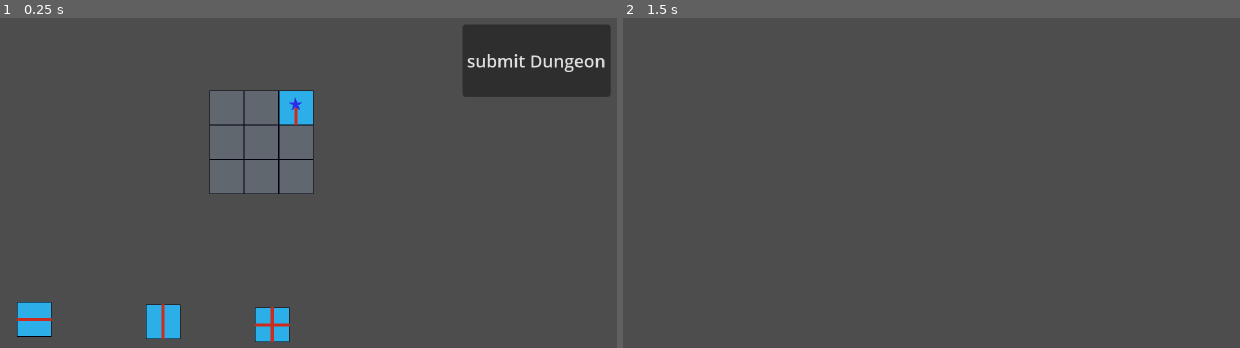
Above: before the commit, frames 1-2 (left to right).
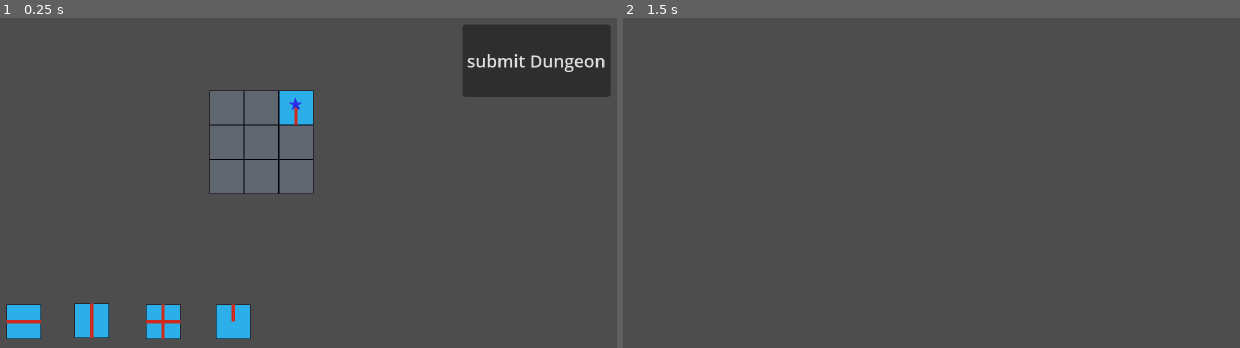
Above: after the commit, the same moments.

Repository: Chikenscreed/roguelike-farming
Game: Godot game, scene res://Scenes/game.tscn
Two runs of this game, one before a commit and one after it. Both use one fixed random seed, a clock stepped at 60 frames per second and the inputs below. This scene is started directly instead of the project's main scene. The engine's default icon, where the game draws it, is replaced by a stand-in: a white triangle on a blue panel in a dark square.
Inputs (mouse positions are in pixels of both pictures, inside the frame that each line leads up to):
- Up to frame 1 (0.25 s): no input
- Up to frame 2 (1.5 s): click "submit Dungeon" at 0.5 s; tap Enter at 1.25 s; move the mouse to (1122, 166) at 1.27 s; hold D (right) from 1.28 s (still down); click (1122, 166) at 1.42 s

The runs differ from the first frame. In frame 1, 2.4% of the frame differs, in the area x 0-48%, y 86-99%; in frame 2, nothing differs.
Error in both runs: Invalid call. Nonexistent function 'makePlayable' in base 'Nil'. (res://Scripts/dungeon_manager.gd:114)

Commit message:
disabled monitorable for every Area2d which is not currently in the room with the player. When colliding with chest, chest disapears

Diff:
--- a/roguelike-farming/Resources/DungeonExtras/chest.tres
+++ b/roguelike-farming/Resources/DungeonExtras/chest.tres
@@ -6,5 +6,6 @@
 [resource]
 resource_local_to_scene = true
 script = ExtResource("2_0csdk")
+name = "Chest"
 scenetoBePlaced = ExtResource("1_0csdk")
 metadata/_custom_type_script = "uid://mk71elkma5mt"
--- /dev/null
+++ b/roguelike-farming/Resources/north.tres
@@ -0,0 +1,14 @@
+[gd_resource type="Resource" script_class="Tile_Data" load_steps=5 format=3 uid="uid://dvf0pe2jpo6m7"]
+
+[ext_resource type="Script" uid="uid://cwqxp04862h6e" path="res://Scripts/DungeonExtras/DungeonExtras.gd" id="1_s5hwt"]
+[ext_resource type="Resource" uid="uid://dyf6dxd2edc7t" path="res://Resources/DungeonExtras/chest.tres" id="2_tbee4"]
+[ext_resource type="Script" uid="uid://fj0p44iwfaup" path="res://Scripts/Tile.gd" id="3_b8fc0"]
+[ext_resource type="Texture2D" uid="uid://wwv63hgqu5ao" path="res://Sprites/Tiles/TilePreviews/Tile_n.png" id="4_sibiu"]
+
+[resource]
+script = ExtResource("3_b8fc0")
+name = "onlyNorthentrance"
+north = true
+sprite = ExtResource("4_sibiu")
+extras = Array[ExtResource("1_s5hwt")]([ExtResource("2_tbee4")])
+metadata/_custom_type_script = "uid://fj0p44iwfaup"
--- a/roguelike-farming/Scenes/build_dungeon_screen.tscn
+++ b/roguelike-farming/Scenes/build_dungeon_screen.tscn
@@ -1,7 +1,8 @@
-[gd_scene load_steps=7 format=3 uid="uid://bh7xfp5urcint"]
+[gd_scene load_steps=8 format=3 uid="uid://bh7xfp5urcint"]
 
 [ext_resource type="Script" uid="uid://c07xhhm6qn82g" path="res://Scripts/build_dungeon_screen.gd" id="1_lr1r3"]
 [ext_resource type="PackedScene" uid="uid://bpu63gkkg4cjy" path="res://Scenes/mapTile.tscn" id="1_osag5"]
+[ext_resource type="Resource" uid="uid://dvf0pe2jpo6m7" path="res://Resources/north.tres" id="3_fatel"]
 [ext_resource type="Resource" uid="uid://cqvbonigw8ffq" path="res://Resources/westeast.tres" id="3_lr1r3"]
 [ext_resource type="Resource" uid="uid://dfwvxiauhcg3a" path="res://Resources/allDirections.tres" id="3_xkebr"]
 [ext_resource type="Resource" uid="uid://r4bvmlw0cgtd" path="res://Resources/SouthNorthTile.tres" id="4_50upt"]
@@ -17,18 +18,22 @@
 mouse_filter = 1
 script = ExtResource("1_lr1r3")
 
+[node name="north" parent="." instance=ExtResource("1_osag5")]
+position = Vector2(288, 306)
+tileData = ExtResource("3_fatel")
+
 [node name="AllDirections" parent="." instance=ExtResource("1_osag5")]
-position = Vector2(324, 309)
+position = Vector2(223, 306)
 tileData = ExtResource("3_xkebr")
 
 [node name="SouthNorth" parent="." instance=ExtResource("1_osag5")]
 z_index = 1
-position = Vector2(223, 306)
+position = Vector2(157, 305)
 tileData = ExtResource("4_50upt")
 
 [node name="WestEast" parent="." instance=ExtResource("1_osag5")]
 z_index = 1
-position = Vector2(104, 304)
+position = Vector2(94, 306)
 tileData = ExtResource("3_lr1r3")
 
 [node name="TileFrame2" type="Control" parent="."]
--- a/roguelike-farming/Scenes/components/mapComponents/chest.tscn
+++ b/roguelike-farming/Scenes/components/mapComponents/chest.tscn
@@ -4,9 +4,10 @@
 [ext_resource type="Texture2D" uid="uid://chyr3272vda7y" path="res://Sprites/randomStuff/chest_placeholder.png" id="1_f42m7"]
 
 [sub_resource type="RectangleShape2D" id="RectangleShape2D_1c2xg"]
-size = Vector2(32, 13)
+size = Vector2(32, 32)
 
 [node name="Chest" type="Area2D"]
+monitoring = false
 script = ExtResource("1_1c2xg")
 
 [node name="CollisionShape2D" type="CollisionShape2D" parent="."]
--- a/roguelike-farming/Scenes/components/mapComponents/exit.tscn
+++ b/roguelike-farming/Scenes/components/mapComponents/exit.tscn
@@ -1,6 +1,6 @@
 [gd_scene load_steps=4 format=3 uid="uid://dgkuh1xy1evma"]
 
-[ext_resource type="Script" uid="uid://vq1gpq4bytuh" path="res://Scenes/components/mapComponents/exitObjectScript.gd" id="1_2fdpf"]
+[ext_resource type="Script" uid="uid://vq1gpq4bytuh" path="res://Scripts/exitObjectScript.gd" id="1_2fdpf"]
 [ext_resource type="Texture2D" uid="uid://dw2a4p7n38nda" path="res://Sprites/randomStuff/exit_placeholder.png" id="1_oi413"]
 
 [sub_resource type="RectangleShape2D" id="RectangleShape2D_2fdpf"]
--- a/roguelike-farming/Scripts/chestObjectScript.gd
+++ b/roguelike-farming/Scripts/chestObjectScript.gd
@@ -13,5 +13,6 @@
 
 
 func _on_area_entered(area: Area2D) -> void:
+	var ar = area
 	print("Player entered")
 	queue_free()
--- a/roguelike-farming/Scripts/dungeonRoom.gd
+++ b/roguelike-farming/Scripts/dungeonRoom.gd
@@ -116,11 +116,17 @@
 	for child in get_children(true):
 		if child is Enemy:
 			child.disableAllAreas()
+		if child is Area2D:
+			child.monitoring = false
+			child.monitorable = false
 
 func enableAllAreas() -> void:
 	for child in get_children(true):
 		if child is Enemy:
 			child.enableAllAreas()
+		if child is Area2D:
+			child.monitoring = true
+			child.monitorable = false
 
 func addExtras() -> void:
 	for extra in tileData.extras:
--- a/roguelike-farming/Scripts/enemy.gd
+++ b/roguelike-farming/Scripts/enemy.gd
@@ -30,8 +30,10 @@
 	for child in get_children():
 		if child is Area2D:
 			child.monitoring = false
+			child.monitorable = false
 
 func enableAllAreas() -> void:
 	for child in get_children():
 		if child is Area2D:
 			child.monitoring = true
+			child.monitorable = true
--- a/roguelike-farming/Scenes/components/mapComponents/exitObjectScript.gd
+++ b/roguelike-farming/Scripts/exitObjectScript.gd
@@ -1,3 +1,4 @@
+class_name ExitObject
 extends Area2D
 
 
Renamed: roguelike-farming/Scenes/components/mapComponents/exitObjectScript.gd.uid -> roguelike-farming/Scripts/exitObjectScript.gd.uid
